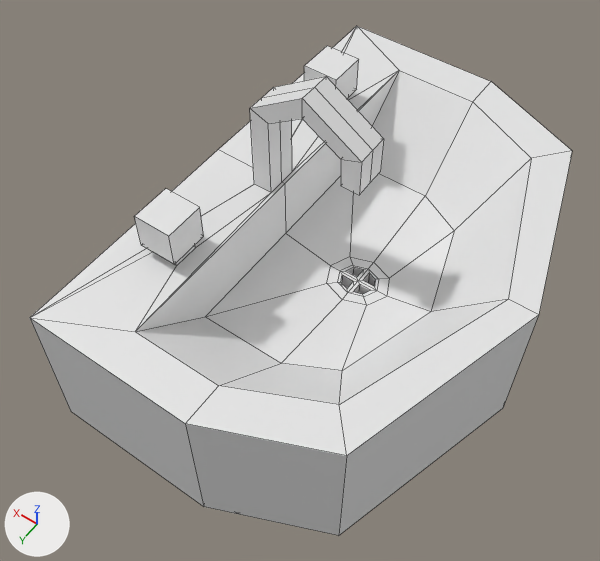
Two versions of the FBX model Ghost Game/Assets/Prefabs/Sink.fbx, one commit apart.
Camera for both pictures: a 50 mm lens placed at (-0.54, 1.25, 2.99), pointed at (0.37, -0.02, 0.99). Arrows for +X, +Y and +Z are at lower left; the lights stay in place. Mesh edges are drawn as thin lines. Where no turn or scale is listed for an object, it has been applied to the vertices.
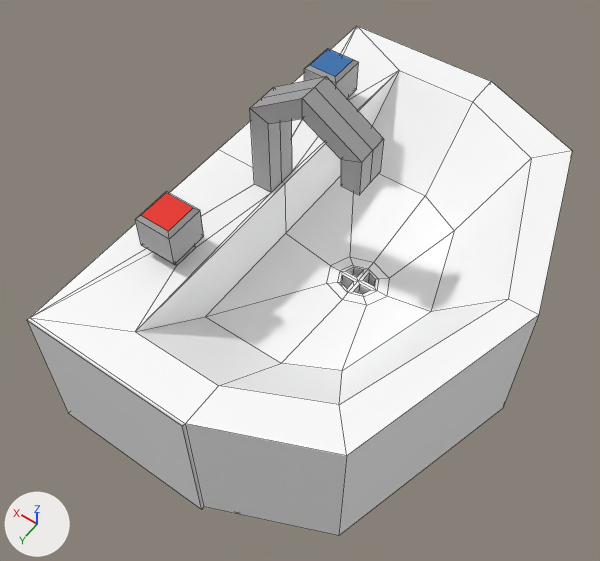
Changed parts and their boxes [x1, y1, x2, y2] in the pictures (600 x 561 px):
'Cube', surface changed, reshaped: before [30, 26, 572, 536]; after [27, 26, 572, 536]
part 1 of me_cube, built on: before [30, 46, 359, 506]; after [27, 28, 487, 509]
part 2 of me_cube, surface changed: [30, 26, 572, 536] in both

The change, as a diff of the scene's bpy script:
```diff
--- a/Ghost Game/Assets/Prefabs/Sink.fbx.py
+++ b/Ghost Game/Assets/Prefabs/Sink.fbx.py
@@ img_sink_colour_pallette_png @@
+img_sink_colour_pallette_png = load_image('sink colour pallette.png', '../Textures/sink colour pallette.png', 200, 200, 'sRGB')
@@ mat_material @@
 mat_material = principled_material('Material')
-mat_material.base_color = (0.8, 0.8, 0.8)  # white #e7e7e7
+mat_material.texture = img_sink_colour_pallette_png
 mat_material.roughness = 0.4
@@ me_cube @@
 # used by ob_cube; location = (0.0, 0.0, 0.0)
-me_cube.from_pydata(...)  # 160 vertices, 158 faces; spans x -0.33..0.64, y -0.7..0.7, z 0.0..1.76
+me_cube.from_pydata(...)  # 176 vertices, 174 faces; spans x -0.33..0.64, y -0.7..0.71, z 0.0..1.76
+# me_cube part 1
+# 8 vertices are removed from x 0.45..0.55, y -0.4..0.4, z 1.54
+# 12 faces are deleted
+# 16 vertices are added at x 0.16..0.64, y -0.7..0.71, z 0.96..1.54
+# 8 new vertices lie (0.0, 0.0, 0.1) away from vertices in x 0.45..0.55, y -0.4..0.4, z 1.43
+# 28 new faces join them
+# me_cube part 2: 144 kept faces spanning x -0.33..0.64, y -0.7..0.7, z 0.0..1.76 get new texture (UV) coordinates
 me_cube.materials.append(mat_material)
```
